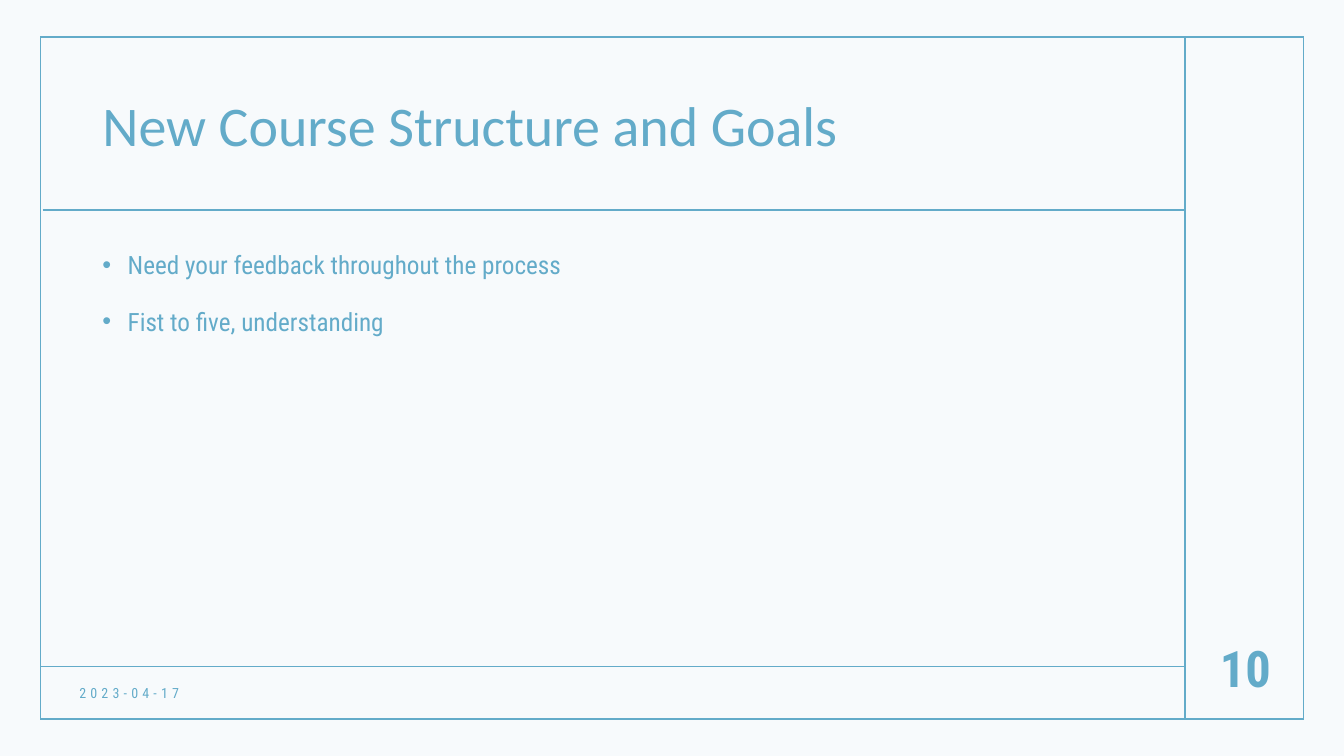
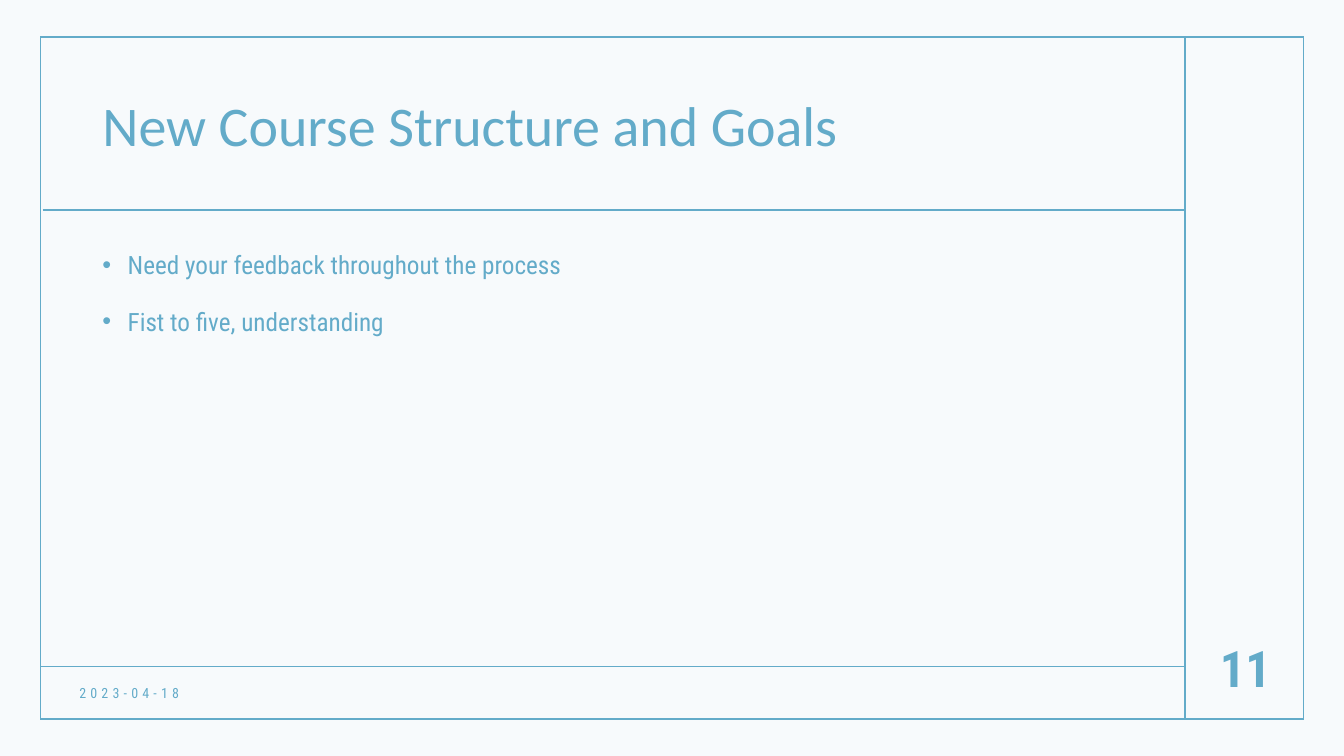
Before and after one commit to hatalbott/mcnair_academic_writing, a slide deck: slide 11 of 00-Intro/L00-Intro.pptx (slide 10 before the commit). Drawn at 1344x756 pixels with LibreOffice and Linux fonts; fonts in the diff are those of the drawing. Boxes give left, top, right and bottom in pixels: in the first picture for what was removed or moved away, otherwise in the second. Text is boxed around its words. In the diff, an @@ line names an element or a change of style, - is before the commit and + after.

```diff
--- a/00-Intro/L00-Intro.pptx
+++ b/00-Intro/L00-Intro.pptx
@@ page number at (x1=1220, y1=651, x2=1271, y2=687): text changed @@
-10
+11
@@ text at (x1=79, y1=688, x2=179, y2=698): text changed @@
-2023-04-17
+2023-04-18
```
Also in this commit, not shown: 9 other slides changed, 1 slide added, 5 other files.
